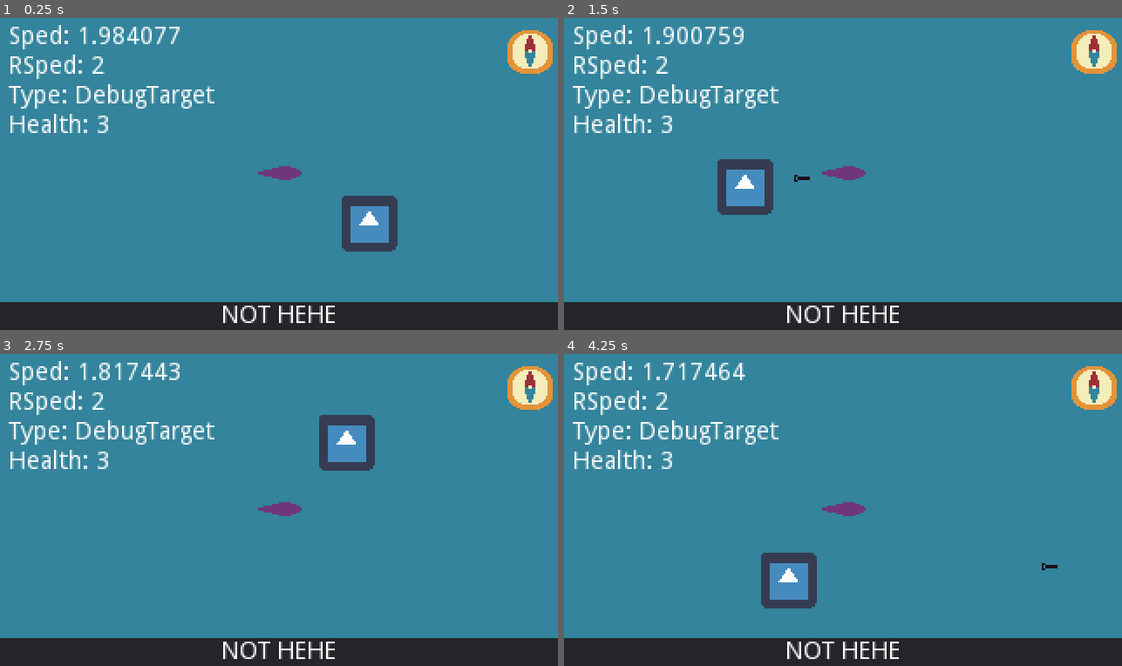
Above: before the commit, frames 1-4 (two rows, left to right).
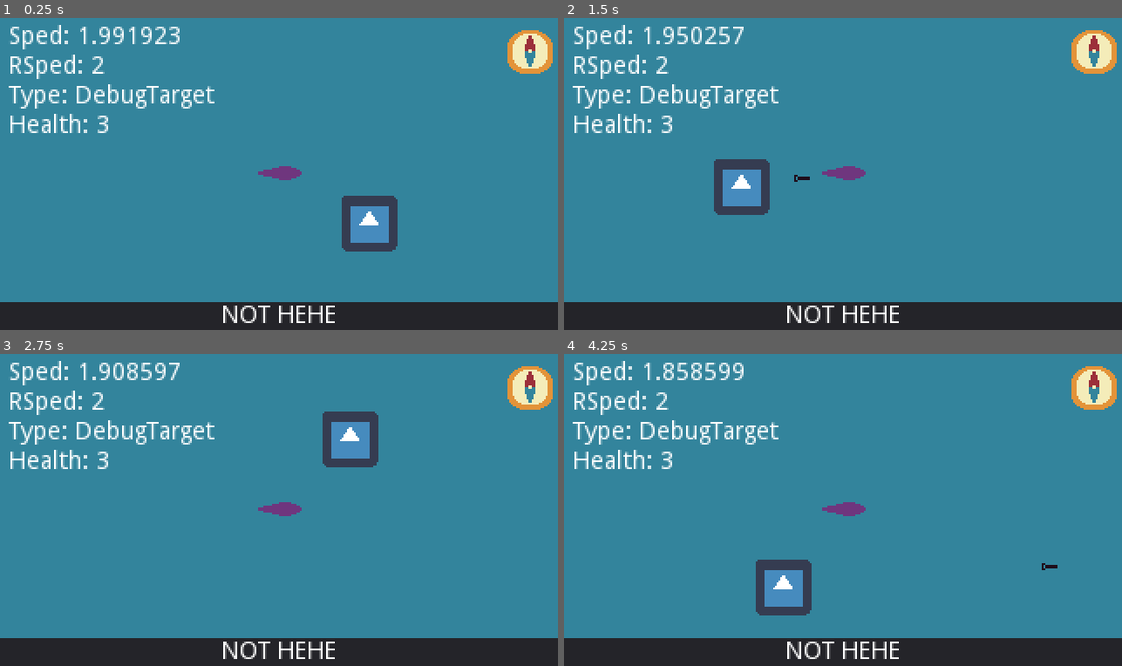
Above: after the commit, the same moments.

Repository: Scribble-Sheep/Shipgame
Game: Godot game, scene res://World.tscn
Same seed, same stepped clock (60 frames per second), same inputs: the game is played once before the commit and once after it. The engine's default icon, where the game draws it, is replaced by a stand-in: a white triangle on a blue panel in a dark square.
Inputs (mouse positions are in pixels of both pictures, inside the frame that each line leads up to):
- Up to frame 1 (0.25 s): no input
- Up to frame 2 (1.5 s): click (843, 174) at 0.6 s; move the mouse to (731, 189) at 1.27 s; click (731, 189) at 1.35 s
- Up to frame 3 (2.75 s): move the mouse to (334, 441) at 2.02 s; click (334, 441) at 2.1 s
- Up to frame 4 (4.25 s): move the mouse to (815, 572) at 2.77 s; click (815, 572) at 2.85 s; move the mouse to (1010, 556) at 3.52 s; click (1010, 556) at 3.6 s

The runs differ from the first frame. In frame 1, 0.3% of the frame differs, in the area x 20-33%, y 2-9%; in frame 2, 0.6%; in frame 3, 1.3%; in frame 4, 1.8%, in the area x 17-46%, y 2-84%.

Commit message:
Lowered closingSpeed. Nothing big.

Diff:
--- a/Code/BaseTarget.gd
+++ b/Code/BaseTarget.gd
@@ -6,7 +6,7 @@
 var radius = 60
 #Speeds
 var rotSpeed = 2
-var closingSpeed = 2
+var closingSpeed = 1
 #Other
 var health: int = 3
 var oldPos = Vector2.ZERO#debug code
